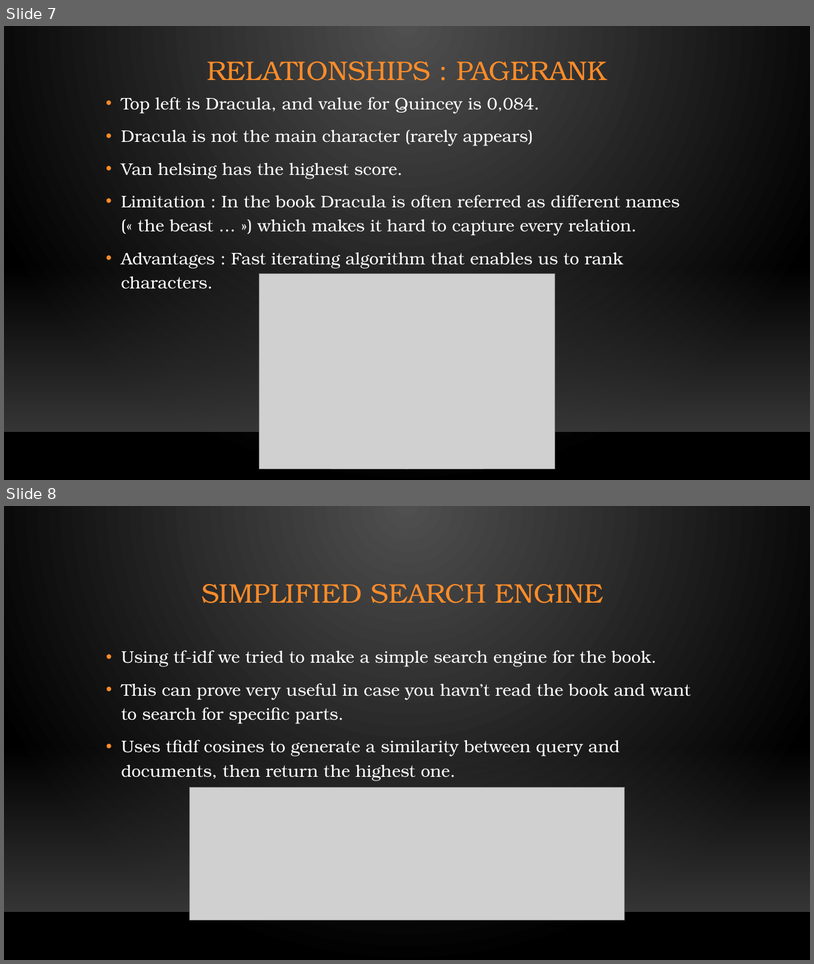
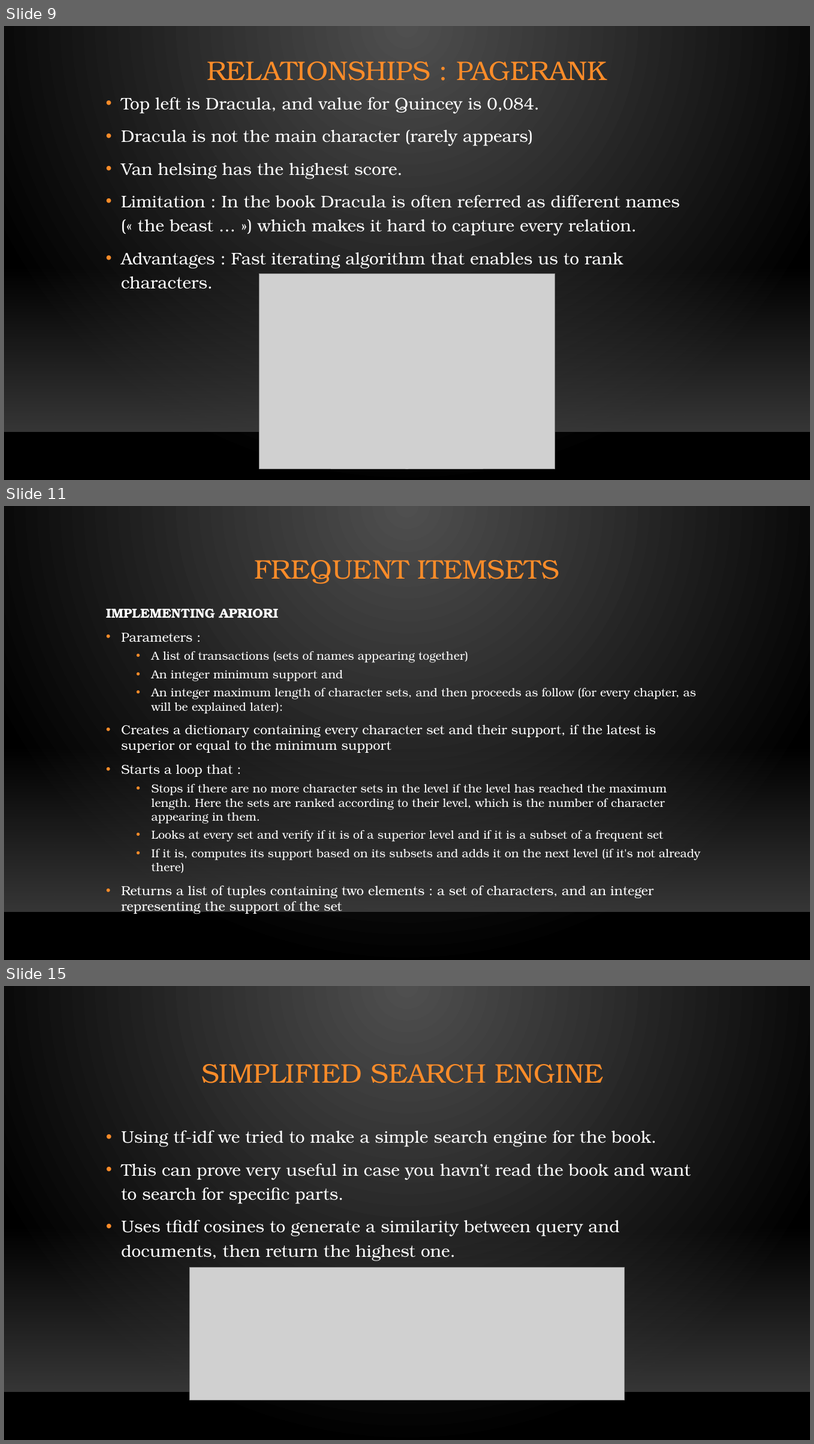
Before and after one commit to Lledune/DS-Project-Dracula, a slide deck: Understanding Dracula.pptx. Shown one above the other, each under a label of ours: slides 7 and 8 before the commit, slides 9, 11 and 15 after it; the slides between them are not shown. The pictures are 814x964 and 814x1444 pixels, drawn with LibreOffice and Linux fonts; fonts in the diff are those of the drawing; grey boxes stand for pictures; background and template pictures are left out. Boxes give left, top, right and bottom in pixels: in the first picture for what was removed or moved away, otherwise in the second. Text is boxed around its words. In the diff, an @@ line names an element or a change of style, - is before the commit and + after.

```diff
--- a/Understanding Dracula.pptx
+++ b/Understanding Dracula.pptx
@@ slide 11 added at bbox=[4, 506, 810, 960], background gradient #505050 to #000000; not listed: 2 template elements that a slide beside it also shows @@
@@ title added at bbox=[254, 560, 560, 584], 32 pt, text #FB8C29 @@
+FREQUENT ITEMSETS
@@ text added at bbox=[106, 609, 701, 898], 13.9 pt, text #FFFFFF @@
+IMPLEMENTING APRIORI
+• Parameters :
+  • A list of transactions (sets of names appearing together)
+  • An integer minimum support and
+  • An integer maximum length of character sets, and then proceeds as follow (for every chapter, as will be explained later):
+• Creates a dictionary containing every character set and their support, if the latest is superior or equal to the minimum support
+• Starts a loop that :
+  • Stops if there are no more character sets in the level if the level has reached the maximum length. Here the sets are ranked according to their level, which is the number of character appearing in them.
+  • Looks at every set and verify if it is of a superior level and if it is a subset of a frequent set
+  • If it is, computes its support based on its subsets and adds it on the next level (if it's not already there)
+• Returns a list of tuples containing two elements : a set of characters, and an integer representing the support of the set
@@ what was slide 7 is now slide 9 @@
@@ what was slide 8 is now slide 15 @@
```
Also in this commit, not shown: 8 other slides added, 1 slide removed, 2 other files.
